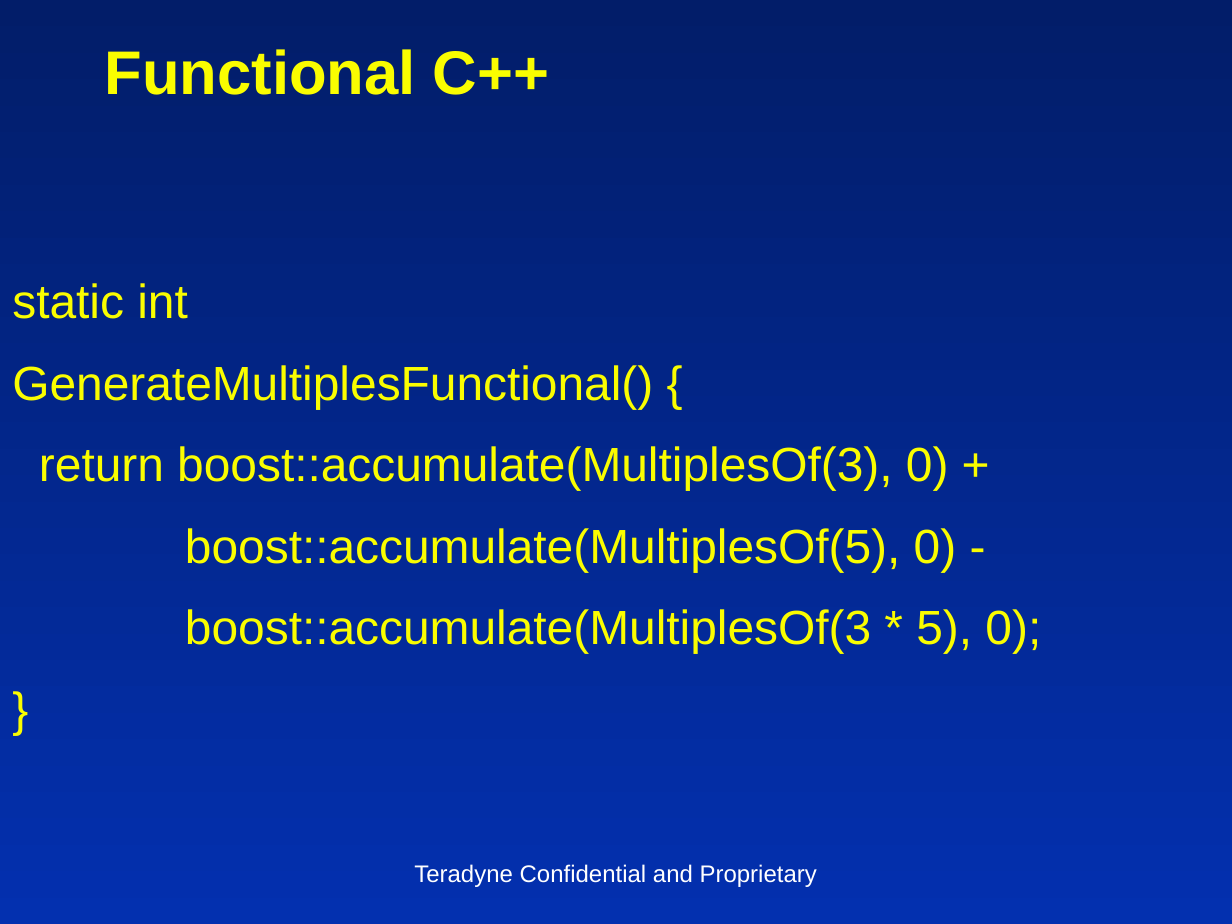
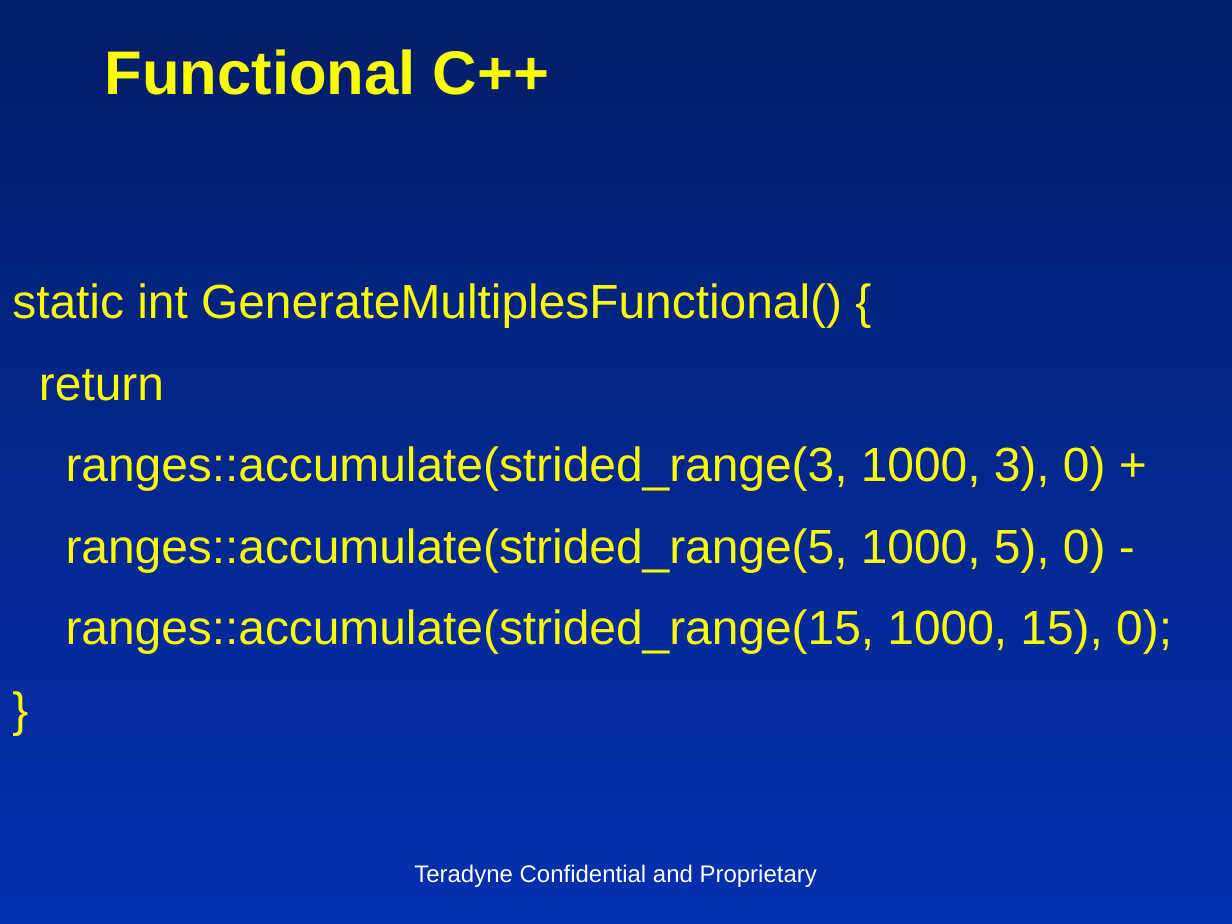
Before and after one commit to insideoutclub/Euler, a slide deck: slide 21 of FiveEasyPieces1.pptx. Drawn at 1232x924 pixels with LibreOffice and Linux fonts; fonts in the diff are those of the drawing. Boxes give left, top, right and bottom in pixels: in the first picture for what was removed or moved away, otherwise in the second. Text is boxed around its words. In the diff, an @@ line names an element or a change of style, - is before the commit and + after.

```diff
--- a/FiveEasyPieces1.pptx
+++ b/FiveEasyPieces1.pptx
@@ text at box(12, 283, 1172, 654): text changed @@
-static int
-GenerateMultiplesFunctional() {
-return boost::accumulate(MultiplesOf(3), 0) +
-boost::accumulate(MultiplesOf(5), 0) -
-boost::accumulate(MultiplesOf(3 * 5), 0);
+static int GenerateMultiplesFunctional() {
+return
+ranges::accumulate(strided_range(3, 1000, 3), 0) +
+ranges::accumulate(strided_range(5, 1000, 5), 0) -
+ranges::accumulate(strided_range(15, 1000, 15), 0);
```
Also in this commit, not shown: 8 other slides changed, 2 slides added, 1 slide removed, 1 other file.
